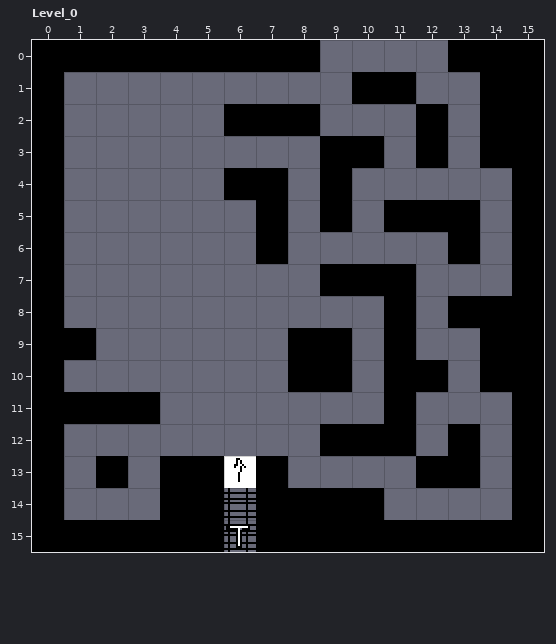
Two versions of a level (LDtk project, train/assets/train.ldtk). The picture above is the old version.
Cells are 16x16 px. Shown: Level_0 x 0..15, y 0..15. The commit also changed other parts of the map, which this record leaves out.
After the commit:
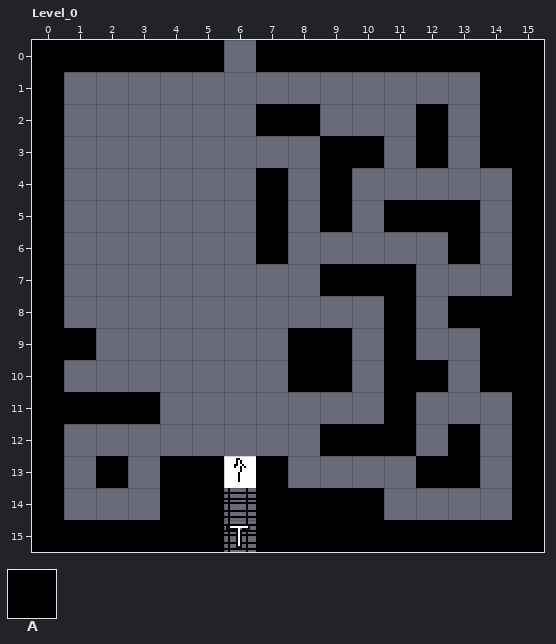
Key: from "Walls": A 1 "fal".
_ is an empty cell.
Difference:
Layer "Walls":
y 0: x 6 A -> _; x 9..12 ____ -> AAAA
y 1: x 10..11 AA -> __
y 2: x 6 A -> _
y 4: x 6 A -> _
Pixel boxes of the changes (left, top, right, bottom) in both pictures:
removed: (224, 40, 256, 72)
changed: (320, 40, 448, 104)
removed: (224, 104, 256, 136)
removed: (224, 168, 256, 200)
